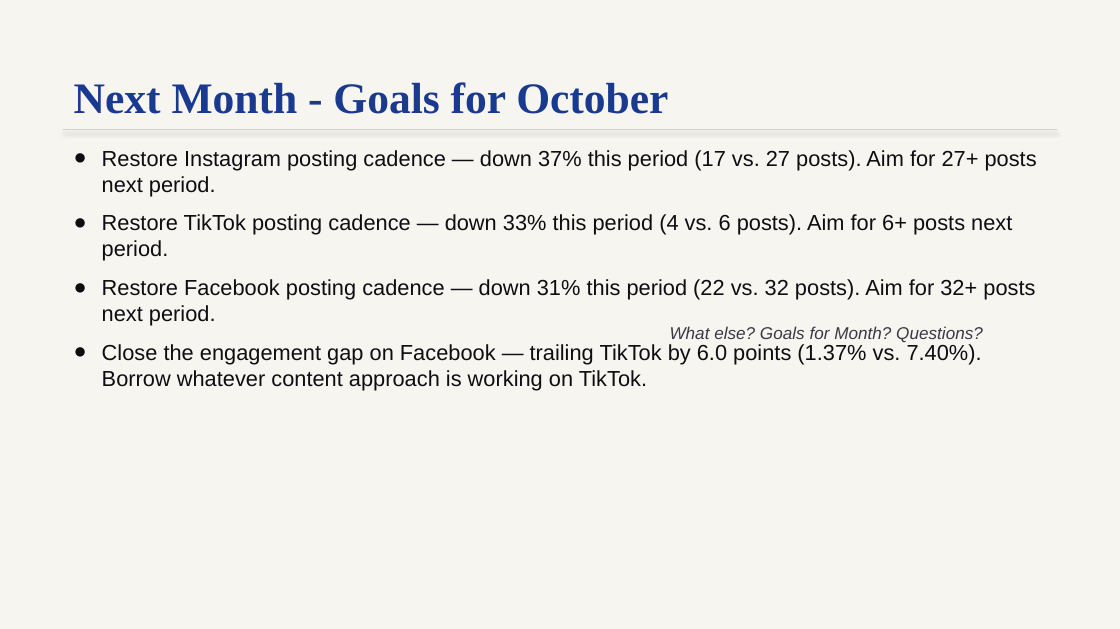
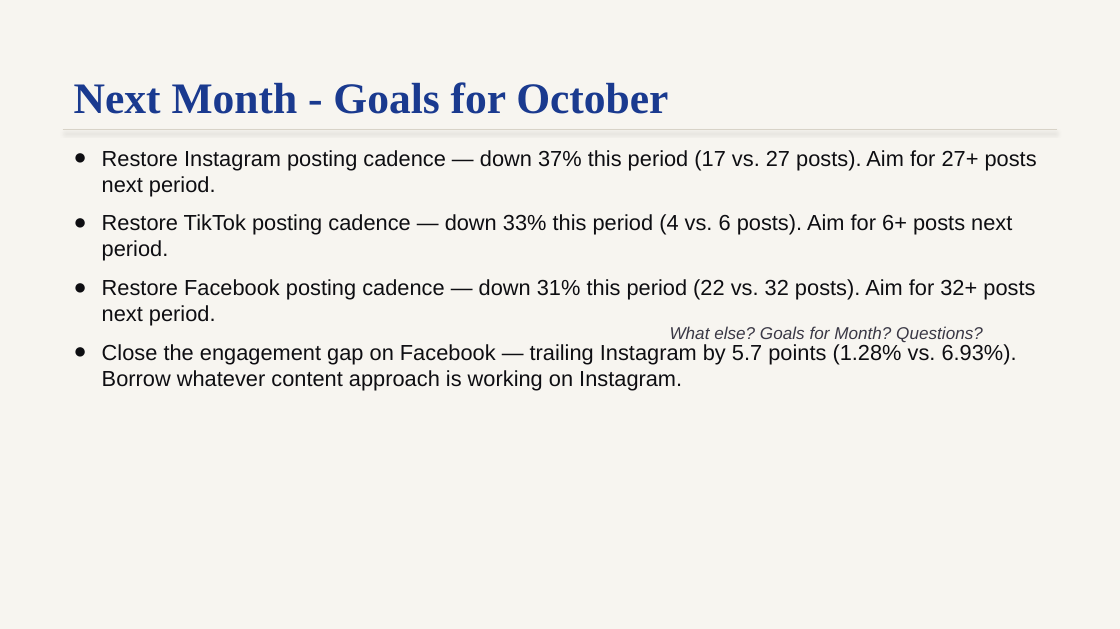
Before and after one commit to lakehousesocial-tech/ocean-crest-pier-monthly-report, a slide deck: slide 11 of Ocean Crest Pier Monthly Report — September 2026.pptx. Drawn at 1120x629 pixels with LibreOffice and Linux fonts; fonts in the diff are those of the drawing. Boxes give left, top, right and bottom in pixels: in the first picture for what was removed or moved away, otherwise in the second. Text is boxed around its words. In the diff, an @@ line names an element or a change of style, - is before the commit and + after.

```diff
--- a/Ocean Crest Pier Monthly Report — September 2026.pptx
+++ b/Ocean Crest Pier Monthly Report — September 2026.pptx
@@ text at [102, 344, 1017, 391]: text changed @@
-● Close the engagement gap on Facebook — trailing TikTok by 6.0 points (1.37% vs. 7.40%). Borrow whatever content approach is working on TikTok.
+● Close the engagement gap on Facebook — trailing Instagram by 5.7 points (1.28% vs. 6.93%). Borrow whatever content approach is working on Instagram.
```
Also in this commit, not shown: 7 other slides changed.
